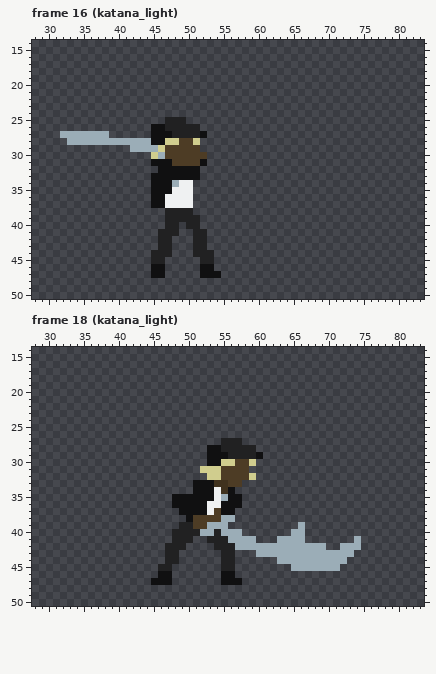
One commit to this pixel-art file: Assets/Resources/Sprites/Player/player.aseprite. The first picture shows the starting point.
96x64 pixels, 55 frames. Shown: frame 16 (katana_light): x 28..83, y 14..50; frame 18 (katana_light): x 28..83, y 14..50. The commit also changed other frames, which this record leaves out.
After the commit:
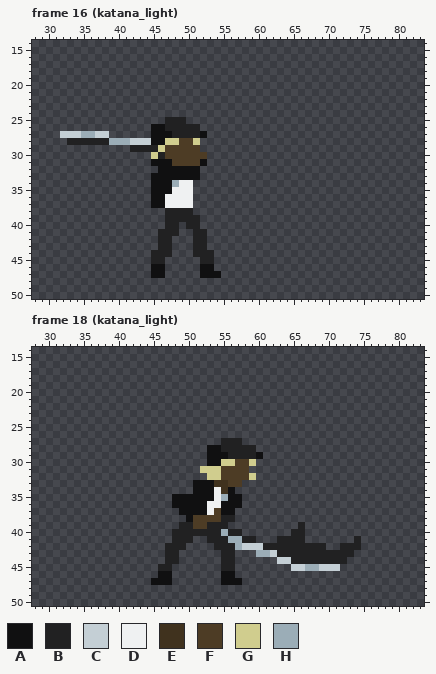
Palette (. is transparent): A #101011  B #212122  C #c4cfd5  D #eff1f2  E #40321e  F #4d3c25  G #d0cd8e  H #9badb7
Log entry: now featuring fancy weapons
Difference:
Frame 16 (katana_light), layer "Layer 3":
Colour H becomes colour B in row 28 at x 33 to 38; in row 29 at x 42 to 45; in row 30 at x 46.
Colour H becomes colour C in row 27 at x 32 to 34 and 37 to 38; in row 28 at x 42 to 44.
Frame 18 (katana_light), layer "Layer 3":
Colour H becomes colour B in row 38 at x 55 to 56; in row 39 at x 53 to 55 and 66; in row 40 at x 52 to 53, 56 to 57 and 65 to 66; in row 41 at x 58 to 59, 63 to 66 and 74; in row 42 at x 61 to 69 and 72 to 74; in row 43 at x 63 to 73.
Colour H becomes colour B in row 44 at x 65 to 72.
Colour H becomes colour C in row 42 at x 58 to 60; in row 43 at x 62; in row 44 at x 63 to 64; in row 45 at x 65 to 66 and 69 to 71.
